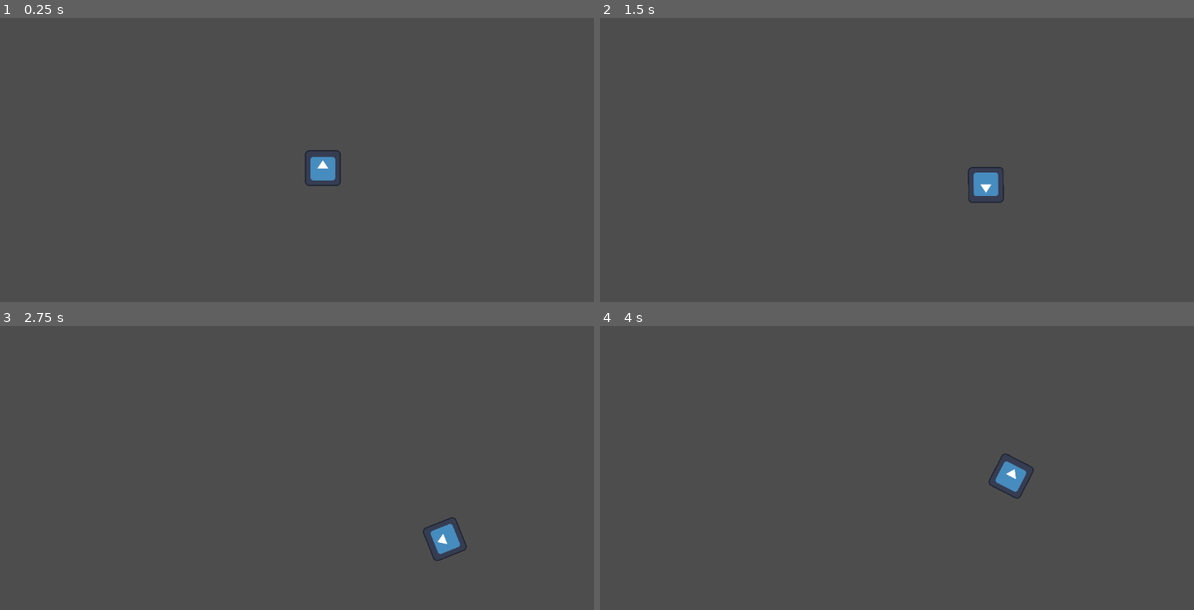
Above: before the commit, frames 1-4 (two rows, left to right).
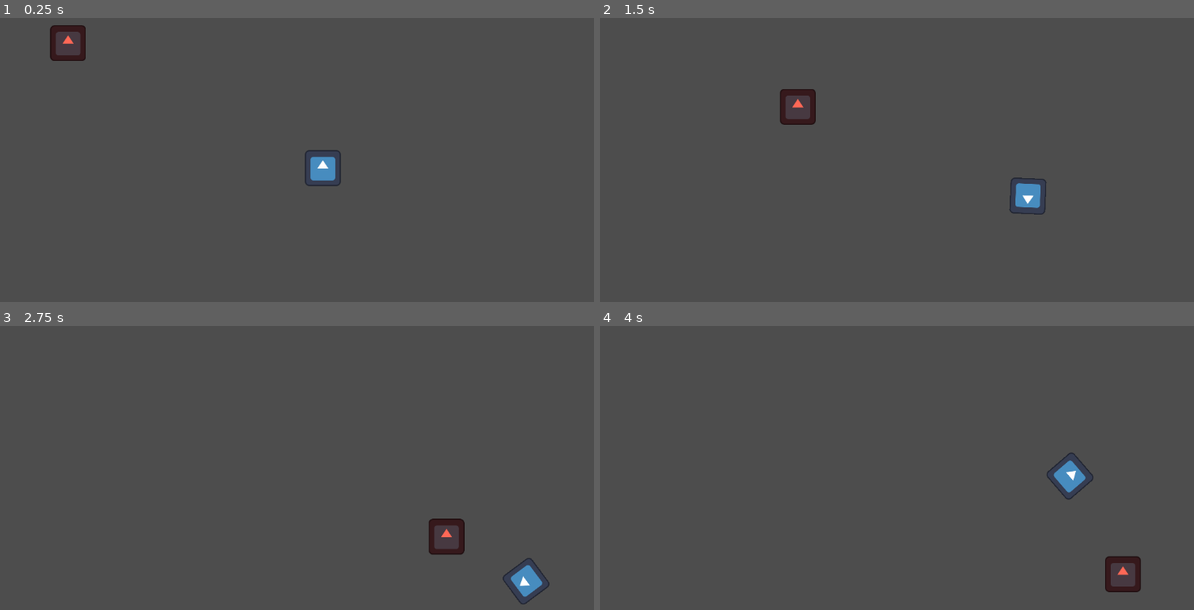
Above: after the commit, the same moments.

Repository: HelloIsReal/Astroids-but-with-a-twist
Game: Godot game, scene res://scenes/main.tscn
The game is run twice, just before and just after one commit, with the same random seed, the same clock (stepped at 60 frames per second) and the same inputs. The engine's default icon, where the game draws it, is replaced by a stand-in: a white triangle on a blue panel in a dark square.
Inputs (mouse positions are in pixels of both pictures, inside the frame that each line leads up to):
- Up to frame 1 (0.25 s): no input
- Up to frame 2 (1.5 s): tap Enter at 0.5 s; move the mouse to (1063, 148) at 0.52 s; press the mouse at (1063, 148) at 0.53 s; hold Right (right) 0.53-1.28 s; move the mouse to (796, 185) at 1.27 s; release the mouse at (796, 185) at 1.28 s; hold Down (down) from 1.28 s (still down); tap Alt at 1.35 s
- Up to frame 3 (2.75 s): move the mouse to (386, 397) at 2.02 s; release Down (down) at 2.03 s; hold Right (right) from 2.03 s (still down); tap Shift at 2.1 s
- Up to frame 4 (4 s): move the mouse to (891, 547) at 2.77 s; release Right (right) at 2.78 s; hold W (up) 2.78-3.53 s; click (891, 547) at 2.85 s; move the mouse to (1116, 530) at 3.52 s; hold A (left) from 3.53 s (still down); tap Alt at 3.6 s

The runs differ from the first frame. In frame 1, 0.5% of the frame differs, in the area x 8-15%, y 2-16%; in frame 2, 1.4%; in frame 3, 1.2%; in frame 4, 1.4%, in the area x 65-92%, y 44-94%.

Commit message:
Created astroid, making it work

Diff:
--- a/project.godot
+++ b/project.godot
@@ -14,6 +14,10 @@
 run/main_scene="uid://bowts8n8oe7kb"
 config/features=PackedStringArray("4.6", "Forward Plus")
 config/icon="res://icon.svg"
+
+[autoload]
+
+Main="*uid://3filbg3587hq"
 
 [editor_plugins]
 
--- /dev/null
+++ b/rigid_body_2d.gd
@@ -0,0 +1,16 @@
+extends RigidBody2D
+
+
+var strengthForce: float = 500
+
+# Called when the node enters the scene tree for the first time.
+#func _ready():
+	#look_at(Main.playerPosition)
+
+
+# Called every frame. 'delta' is the elapsed time since the previous frame.
+func _physics_process(delta):
+	var direction = global_position.direction_to(Main.playerPosition)
+	var force = direction * strengthForce
+	apply_central_force(force)
+	#velocity += 100
--- /dev/null
+++ b/scenes/astroid.tscn
@@ -0,0 +1,12 @@
+[gd_scene format=3 uid="uid://d4bnwb0din4io"]
+
+[ext_resource type="Script" uid="uid://co7sljqje82ty" path="res://rigid_body_2d.gd" id="1_rbjxg"]
+[ext_resource type="Texture2D" uid="uid://dd4oavhwp5xfd" path="res://icon.svg" id="2_1b6ih"]
+
+[node name="RigidBody2D" type="RigidBody2D" unique_id=303239602]
+gravity_scale = 0.0
+script = ExtResource("1_rbjxg")
+
+[node name="Icon" type="Sprite2D" parent="." unique_id=1161386620]
+modulate = Color(1, 0.40724552, 0.338652, 1)
+texture = ExtResource("2_1b6ih")
--- a/scenes/bullet.tscn
+++ b/scenes/bullet.tscn
@@ -9,5 +9,5 @@
 
 [node name="Icon" type="Sprite2D" parent="." unique_id=285664824]
 z_index = -1
-scale = Vector2(0.5390625, 0.050781246)
+scale = Vector2(0.79296875, 0.080078125)
 texture = ExtResource("1_mkf8s")
--- /dev/null
+++ b/scenes/main.gd
@@ -0,0 +1,9 @@
+extends Node2D
+
+var playerPosition = Vector2(0,0)
+
+
+# Called every frame. 'delta' is the elapsed time since the previous frame.
+func _process(delta):
+	#playerPosition = $player.global_position
+	print(playerPosition)
--- a/scenes/main.tscn
+++ b/scenes/main.tscn
@@ -1,10 +1,16 @@
 [gd_scene format=3 uid="uid://bowts8n8oe7kb"]
 
+[ext_resource type="Script" uid="uid://3filbg3587hq" path="res://scenes/main.gd" id="1_0wfyh"]
 [ext_resource type="PackedScene" uid="uid://cjmwjfh8xglrd" path="res://scenes/player.tscn" id="1_o5qli"]
+[ext_resource type="PackedScene" uid="uid://d4bnwb0din4io" path="res://scenes/astroid.tscn" id="3_sugp2"]
 
-[node name="Node2D" type="Node2D" unique_id=1541501634]
+[node name="main" type="Node2D" unique_id=1541501634]
+script = ExtResource("1_0wfyh")
 
 [node name="player" parent="." unique_id=918465937 instance=ExtResource("1_o5qli")]
 
 [node name="Camera2D" type="Camera2D" parent="." unique_id=1993854172]
 zoom = Vector2(0.5, 0.5)
+
+[node name="RigidBody2D" parent="." unique_id=303239602 instance=ExtResource("3_sugp2")]
+position = Vector2(-922, -452)
--- a/scenes/player.gd
+++ b/scenes/player.gd
@@ -1,11 +1,12 @@
 extends CharacterBody2D
 
-const SPEED = 300.0
+const SPEED = 500.0
 var bullet = preload("res://scenes/bullet.tscn")
 var canShoot=true
 
 
 func _physics_process(delta):
+	$"..".playerPosition = position
 	movement()
 	move_and_slide()
 	look_at(get_global_mouse_position())
Not shown, added: rigid_body_2d.gd.uid
Not shown, added: scenes/main.gd.uid
